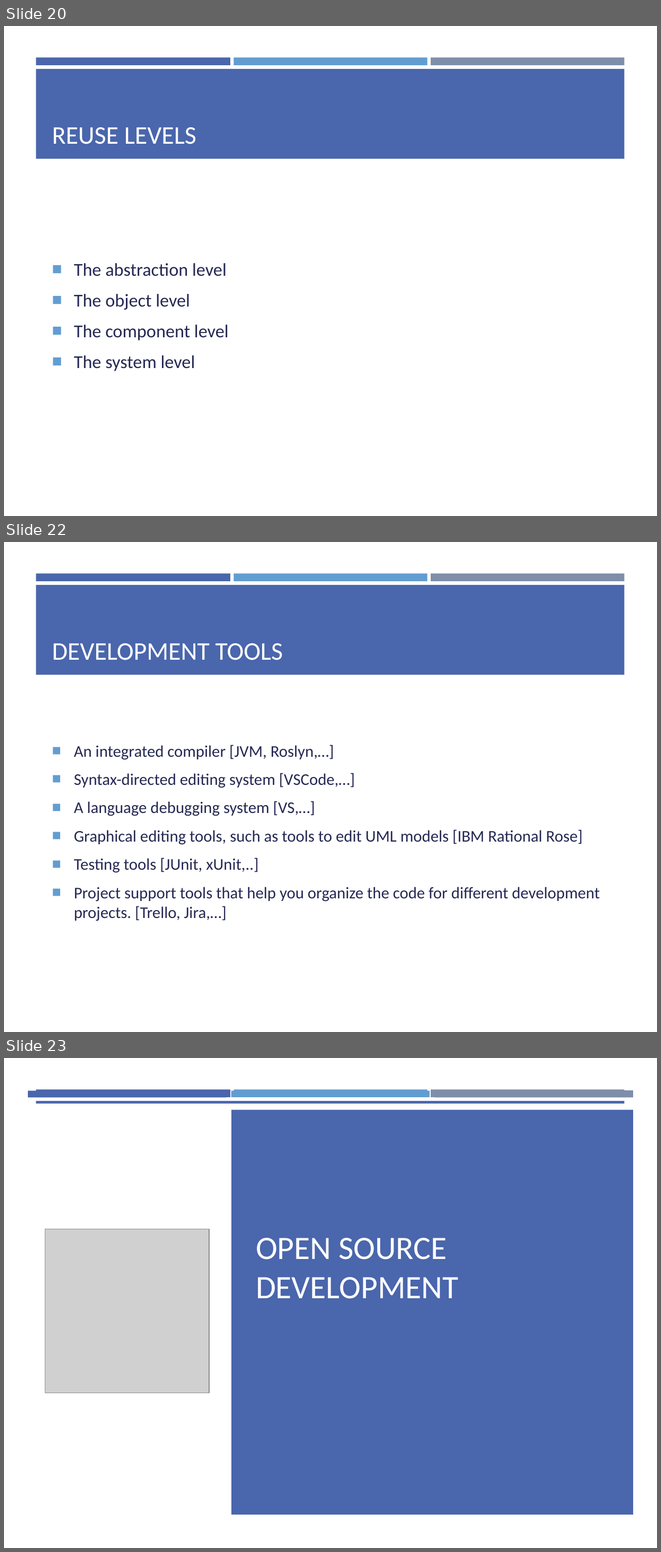
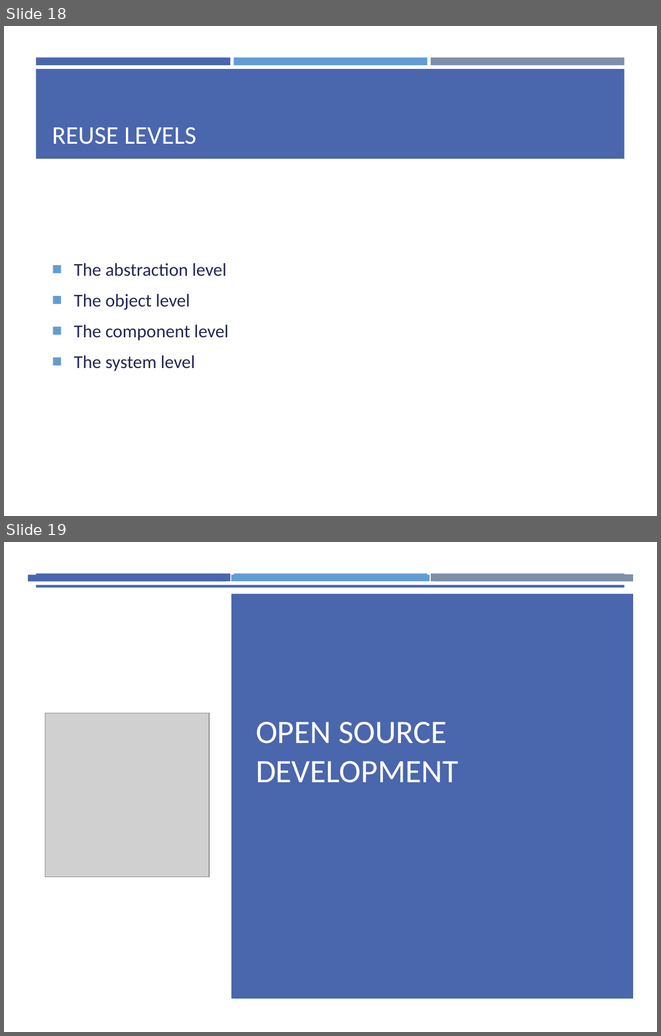
Before and after one commit to yazdipour/presentations, a slide deck: 2019Nov_Design_Implementation/Ch7.pptx. Shown one above the other, each under a label of ours: slides 20, 22 and 23 before the commit, slides 18 and 19 after it; the slides between them are not shown. The pictures are 661x1552 and 661x1036 pixels, drawn with LibreOffice and Linux fonts; fonts in the diff are those of the drawing; grey boxes stand for pictures. Boxes give left, top, right and bottom in pixels: in the first picture for what was removed or moved away, otherwise in the second. Text is boxed around its words. In the diff, an @@ line names an element or a change of style, - is before the commit and + after.

```diff
--- a/2019Nov_Design_Implementation/Ch7.pptx
+++ b/2019Nov_Design_Implementation/Ch7.pptx
@@ slide 22 removed at <box>4,542,657,1032</box>, background #FFFFFF; not listed: 4 template elements that a slide beside it also shows @@
@@ title removed at <box>52,643,283,660</box> @@
-DEVELOPMENT TOOLS
@@ text removed at <box>74,744,600,921</box> @@
-■ An integrated compiler [JVM, Roslyn,…]
-■ Syntax-directed editing system [VSCode,…]
-■ A language debugging system [VS,…]
-■ Graphical editing tools, such as tools to edit UML models [IBM Rational Rose]
-■ Testing tools [JUnit, xUnit,..]
-■ Project support tools that help you organize the code for different development projects. [Trello, Jira,…]
@@ what was slide 20 is now slide 18 @@
@@ what was slide 23 is now slide 19 @@
```
Also in this commit, not shown: 6 slides changed, 1 slide added, 6 other slides removed.
